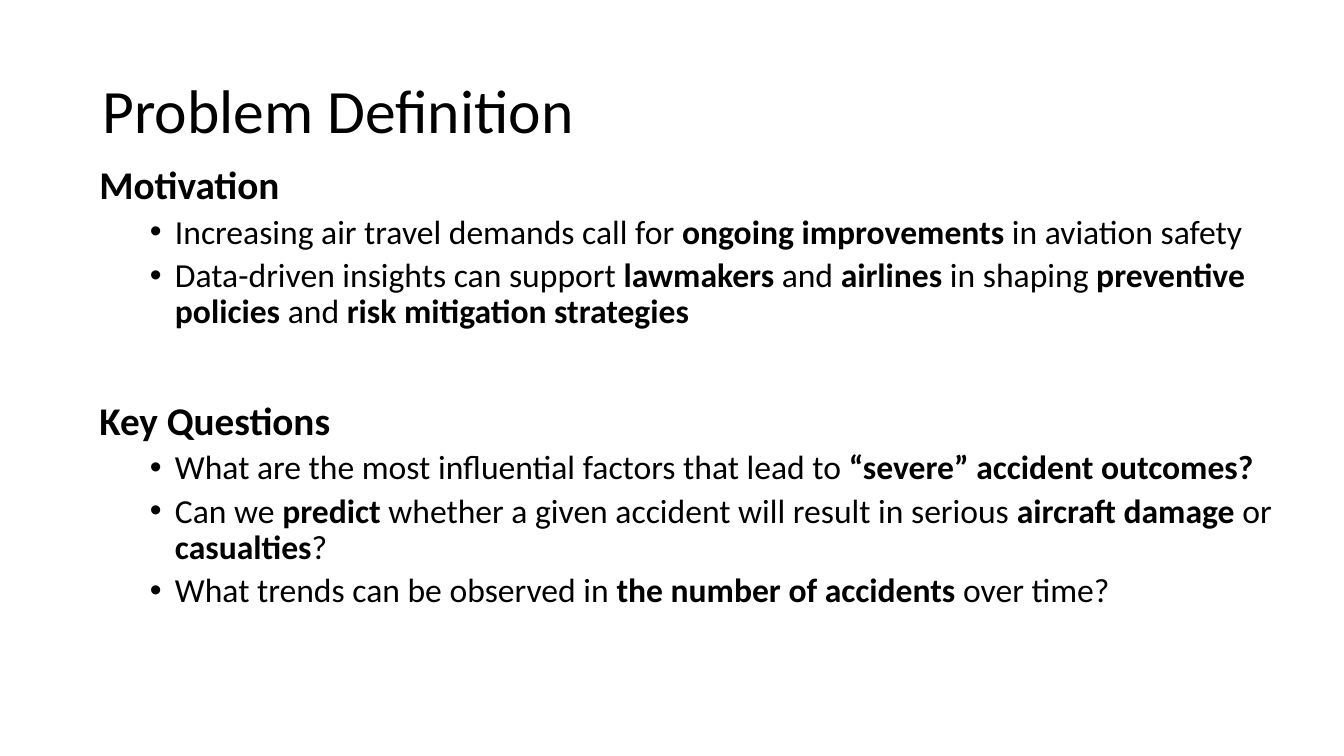
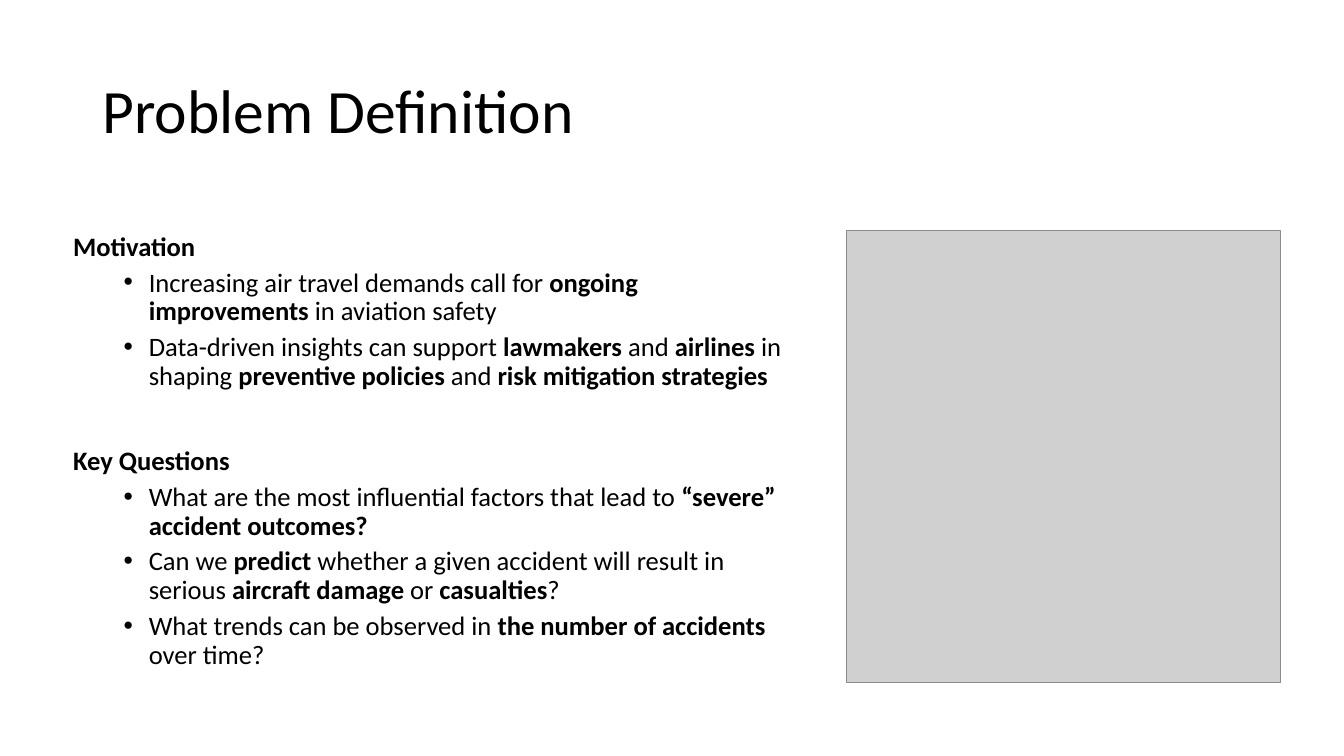
Before and after one commit to TheErdosInstitute-Summer2025-Project/aviation-project, a slide deck: slide 2 of deliverables/presentation_intro_problem_definition_data_collection.pptx. Drawn at 1344x756 pixels with LibreOffice and Linux fonts; fonts in the diff are those of the drawing; grey boxes stand for pictures. Boxes give left, top, right and bottom in pixels: in the first picture for what was removed or moved away, otherwise in the second. Text is boxed around its words. In the diff, an @@ line names an element or a change of style, - is before the commit and + after.

```diff
--- a/deliverables/presentation_intro_problem_definition_data_collection.pptx
+++ b/deliverables/presentation_intro_problem_definition_data_collection.pptx
@@ text "Motivation": place and size @@
-text "Motivation" at (99,171,1271,603)
+text "Motivation" at (73,237,781,665)
@@ text "Motivation" at (73,237,781,665): size 28 to 19 pt in "Motivation", "Key Questions"; size 24 to 19 pt @@
@@ picture added at (846,231,1280,683) @@
```
Also in this commit, not shown: 2 other slides changed, 1 slide removed.
